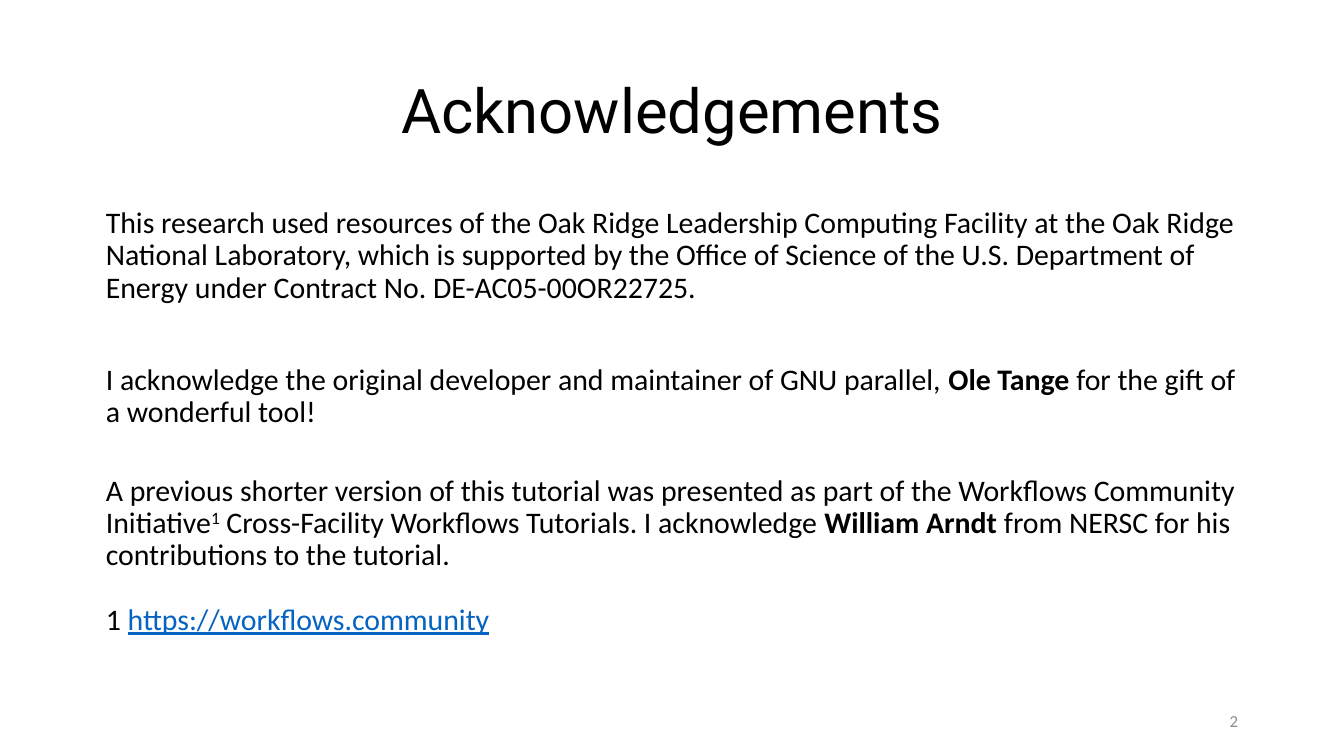
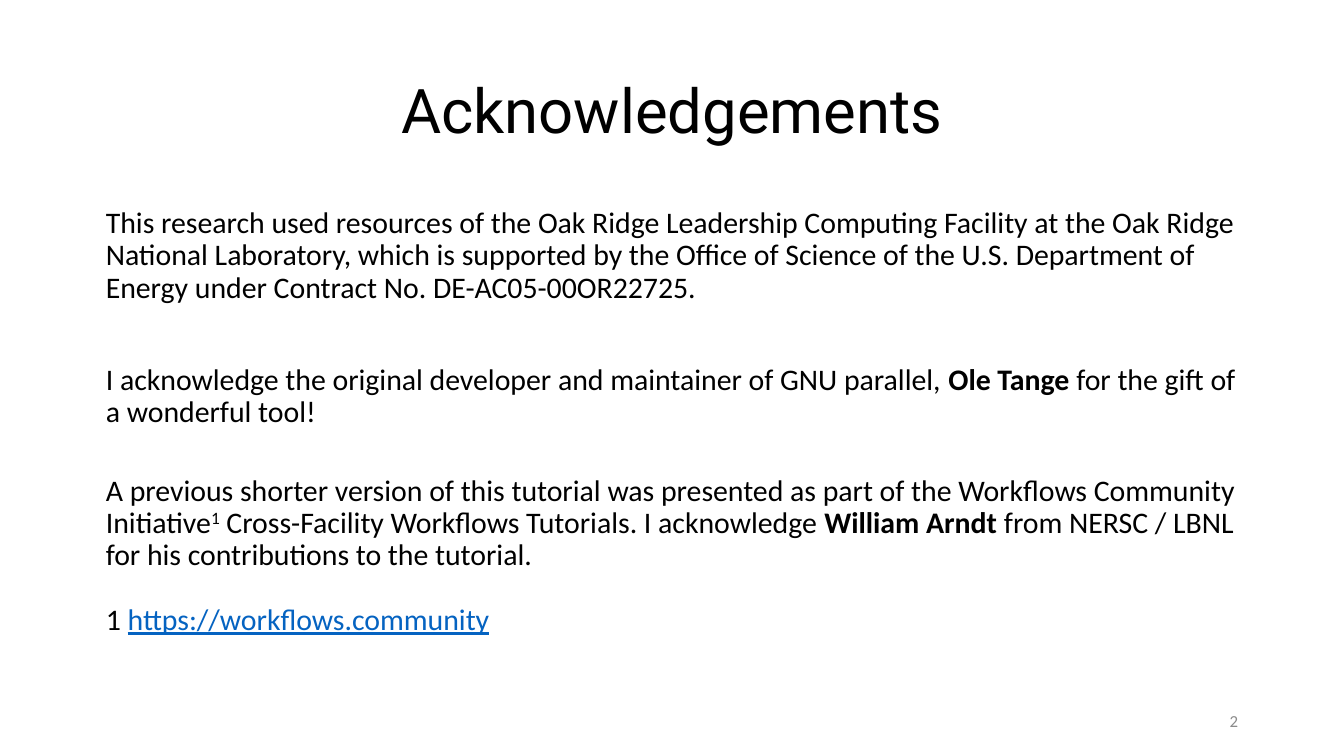
Before and after one commit to ketancmaheshwari/escience23tut, a slide deck: slide 2 of gnu-parallel-tutorial.pptx. Drawn at 1344x756 pixels with LibreOffice and Linux fonts; fonts in the diff are those of the drawing. Boxes give left, top, right and bottom in pixels: in the first picture for what was removed or moved away, otherwise in the second. Text is boxed around its words. In the diff, an @@ line names an element or a change of style, - is before the commit and + after.

```diff
--- a/gnu-parallel-tutorial.pptx
+++ b/gnu-parallel-tutorial.pptx
@@ text at box(106, 480, 1235, 635): text changed @@
-A previous shorter version of this tutorial was presented as part of the Workflows Community Initiative1 Cross-Facility Workflows Tutorials. I acknowledge William Arndt from NERSC for his contributions to the tutorial.
-1 https://workflows.community
+A previous shorter version of this tutorial was presented as part of the Workflows Community Initiative1 Cross-Facility Workflows Tutorials. I acknowledge William Arndt from NERSC / LBNL for his contributions to the tutorial.
+1 https://workflows.community
```
Also in this commit, not shown: 7 other slides changed, 1 other file.
